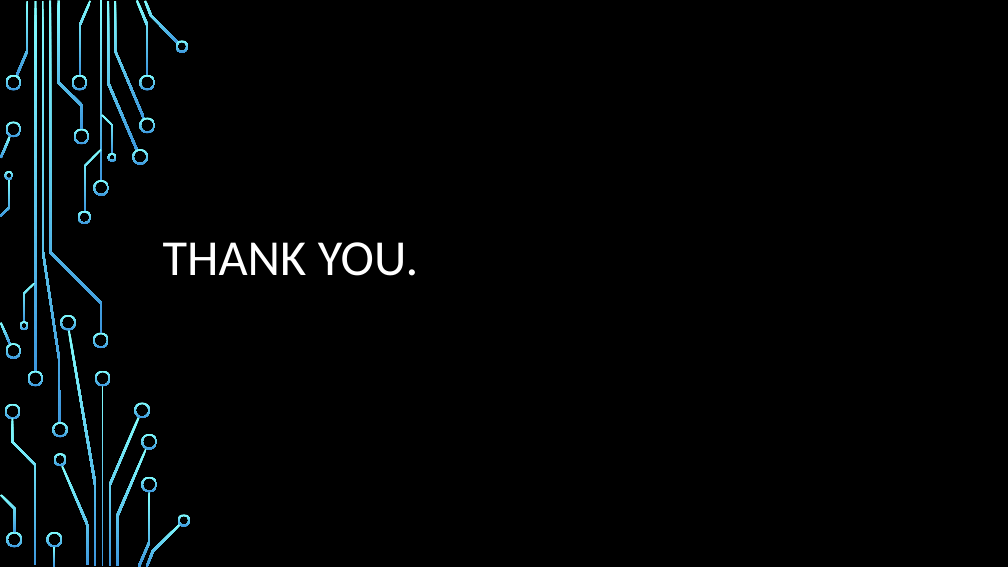
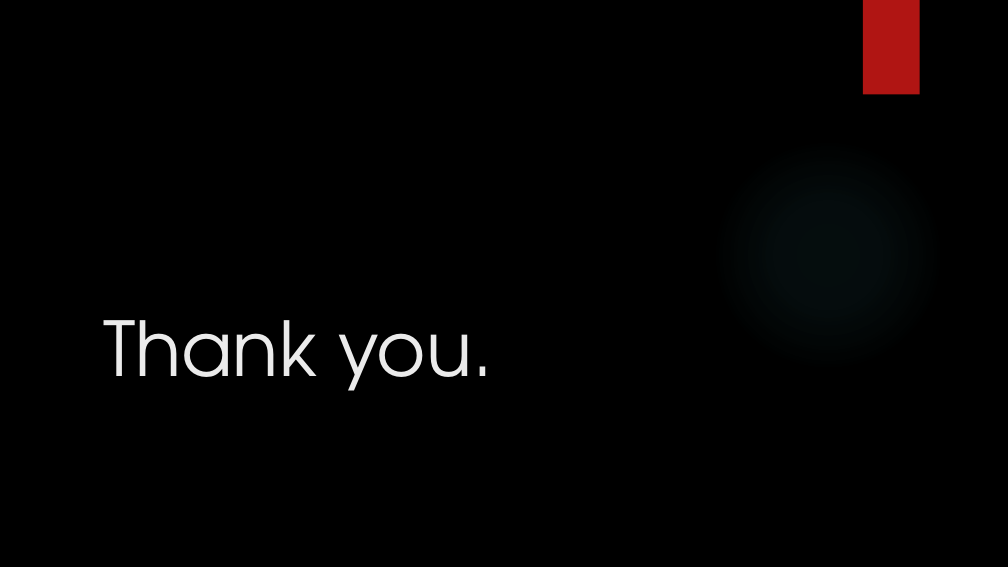
Before and after one commit to IgnitionOrk/SCaR_Arcade, a slide deck: slide 12 of SCaRArcade.pptx (slide 11 before the commit). Drawn at 1008x567 pixels with LibreOffice and Linux fonts; fonts in the diff are those of the drawing; background and template pictures are left out. Boxes give left, top, right and bottom in pixels: in the first picture for what was removed or moved away, otherwise in the second. Text is boxed around its words. In the diff, an @@ line names an element or a change of style, - is before the commit and + after.

```diff
--- a/SCaRArcade.pptx
+++ b/SCaRArcade.pptx
@@ rectangle added at [863,0,920,95], fill #B01513 @@
@@ title at [103,320,493,391]: text changed; size 48 to 72 pt; font Calibri to TeX Gyre Adventor; text colour #FFFFFF to #EBEBEB @@
-THANK YOU.
+Thank you.
@@ group removed at [0,0,191,567]: 50 freeform shapes, 4 rectangles @@
```
Also in this commit, not shown: 7 other slides changed, 4 slides added, 3 slides removed.
